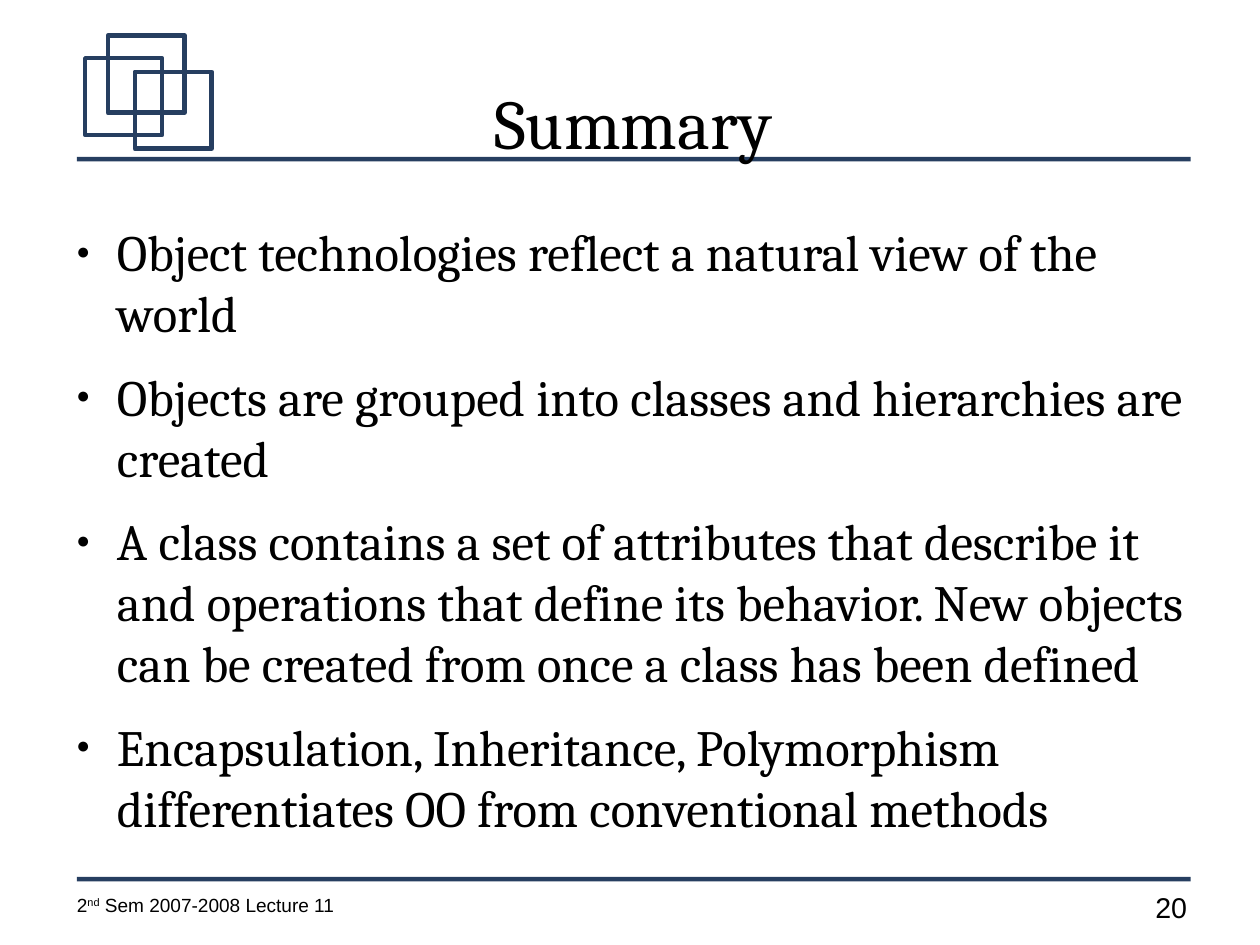
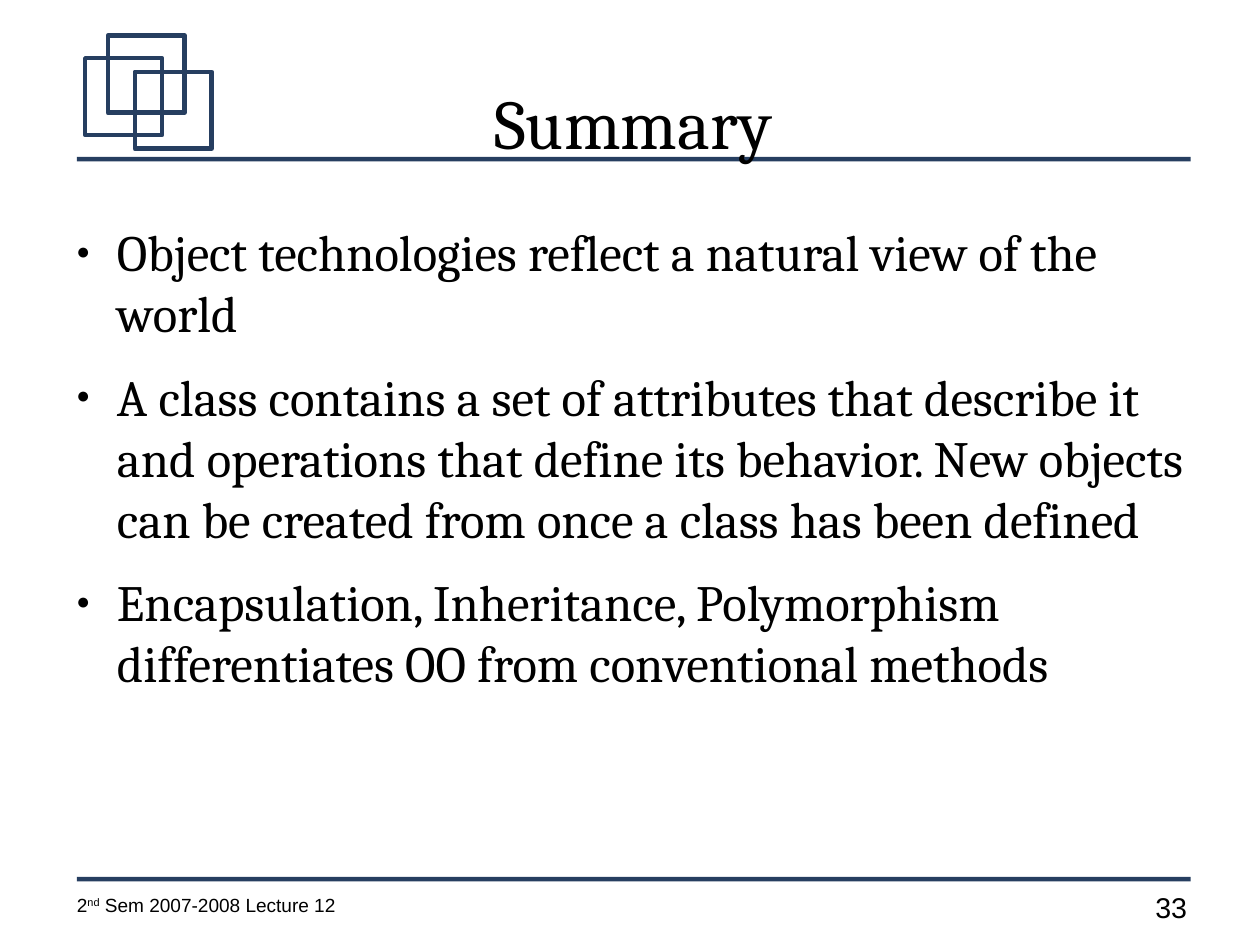
Before and after one commit to jachermocilla/jach-homepage, a slide deck: slide 33 of CMSC128-2nd-Sem-2007-L12.odp (slide 20 before the commit). Drawn at 1260x945 pixels with LibreOffice and Linux fonts; fonts in the diff are those of the drawing. Boxes give left, top, right and bottom in pixels: in the first picture for what was removed or moved away, otherwise in the second. Text is boxed around its words. In the diff, an @@ line names an element or a change of style, - is before the commit and + after.

```diff
--- a/CMSC128-2nd-Sem-2007-L12.odp
+++ b/CMSC128-2nd-Sem-2007-L12.odp
@@ text at (x1=117, y1=380, x2=1183, y2=478): paragraph removed @@
-● Objects are grouped into classes and hierarchies are created
@@ text at (x1=105, y1=898, x2=335, y2=913): text changed @@
-2nd Sem 2007-2008 Lecture 11
+2nd Sem 2007-2008 Lecture 12
@@ page number at (x1=1155, y1=898, x2=1187, y2=919): text changed @@
-20
+33
```
Also in this commit, not shown: 19 other slides changed, 14 slides added, 1 slide removed, 1 other file.
